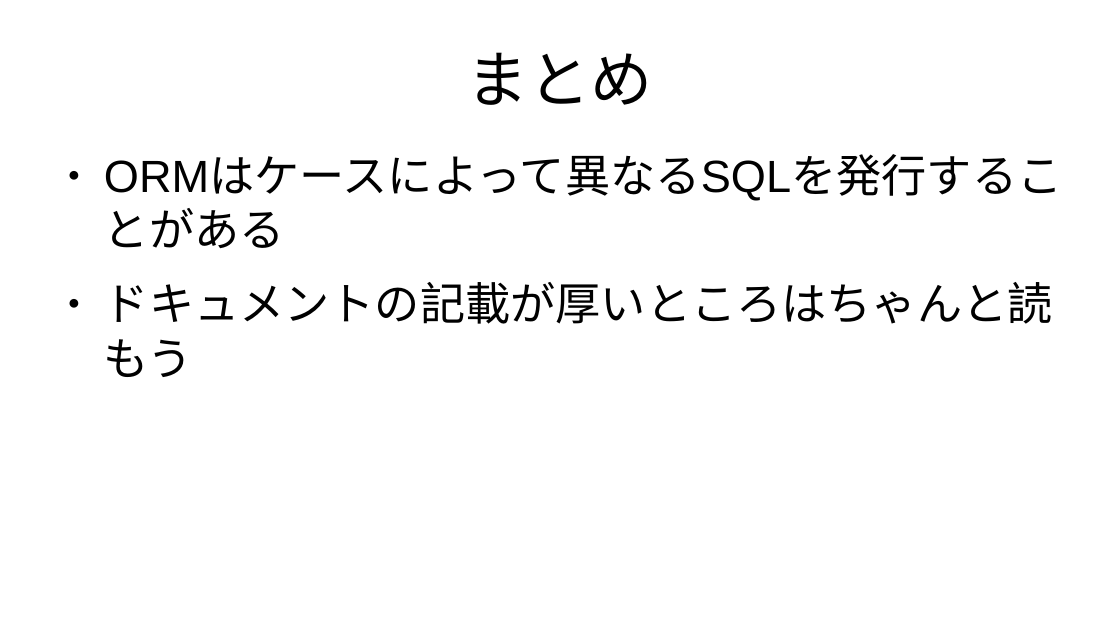
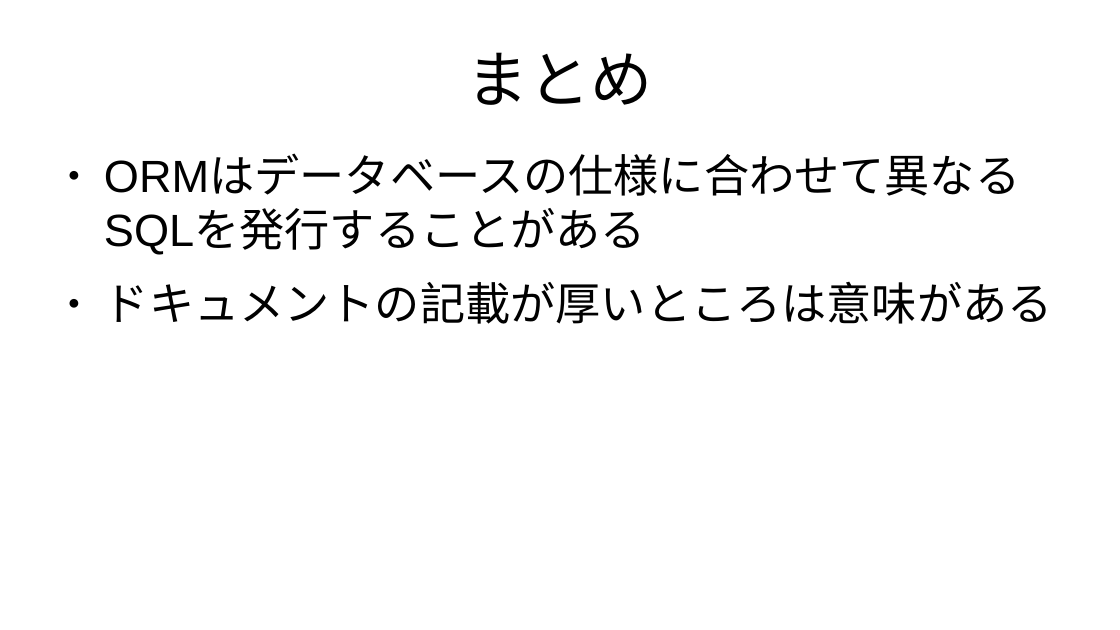
Before and after one commit to kijimad/roam, a slide deck: slide 19 of pdfs/20260616_upsert.odp. Drawn at 1120x630 pixels with LibreOffice and Linux fonts; fonts in the diff are those of the drawing. Boxes give left, top, right and bottom in pixels: in the first picture for what was removed or moved away, otherwise in the second. Text is boxed around its words. In the diff, an @@ line names an element or a change of style, - is before the commit and + after.

```diff
--- a/pdfs/20260616_upsert.odp
+++ b/pdfs/20260616_upsert.odp
@@ text at (x1=104, y1=282, x2=1053, y2=324): text changed @@
-● ORMはケースによって異なるSQLを発行することがある
-● ドキュメントの記載が厚いところはちゃんと読もう
+● ORMはデータベースの仕様に合わせて異なるSQLを発行することがある
+● ドキュメントの記載が厚いところは意味がある
```
Also in this commit, not shown: 7 other slides changed, 1 slide added, 1 slide removed, 6 other files.
